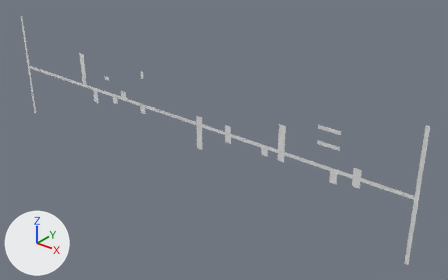
One commit to the OBJ model Assets/Tiled2Unity/Meshes/Tutorial_PilastriSoloFree2.obj: the scene before it, then after it.
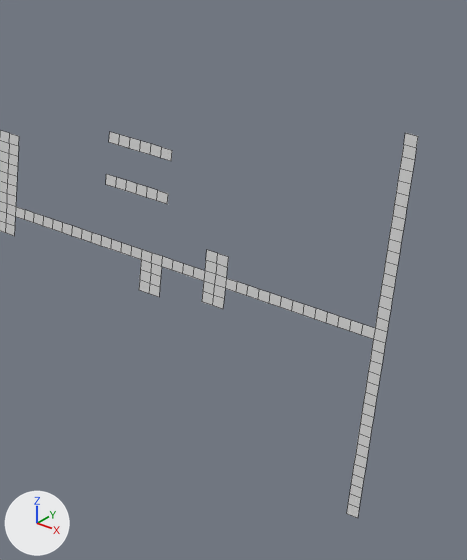
Each version is shown whole from a 50 mm lens placed at (20.2, -60.1, 27.2), pointed at (-30.2, 3.0, -11.8), then close up on the part from 62% to 100% of the width and 28% to 100% of the height. The axes (+X, +Y, +Z) are drawn at lower left. The lights are the same throughout. The close-ups show mesh edges as thin lines. Where no turn or scale is listed for an object, it has been applied to the vertices.

The first close-up shows 'Tutorial_PilastriSoloFree2'.
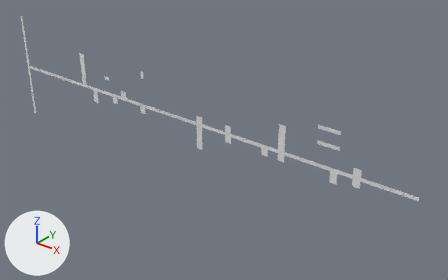
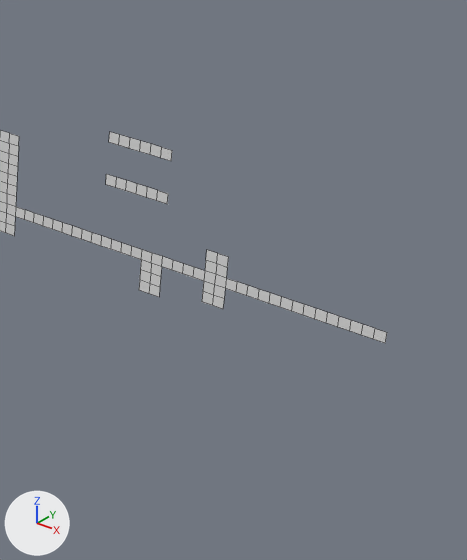
Pixel boxes (x1, y1, x2, y2) of what changed, in the close-ups (467 x 560 px):
'Tutorial_PilastriSoloFree2', reshaped: before (0, 130, 418, 518); after (0, 130, 387, 343)
part 1 of me_tutorial_pilastrisolofree2, deleted: before (346, 133, 418, 518)

Diff of the bpy script that builds the scene:
```diff
--- a/Assets/Tiled2Unity/Meshes/Tutorial_PilastriSoloFree2.obj.py
+++ b/Assets/Tiled2Unity/Meshes/Tutorial_PilastriSoloFree2.obj.py
@@ me_tutorial_pilastrisolofree2 @@
 # used by ob_tutorial_pilastrisolofree2; location = (0.0, 0.0, 0.0)
-me_tutorial_pilastrisolofree2.from_pydata(...)  # 613 vertices, 327 faces; spans x -72.2..0.0, y 0.0, z -17.9..0.0
+me_tutorial_pilastrisolofree2.from_pydata(...)  # 545 vertices, 293 faces; spans x -72.2..0.0, y 0.0, z -17.9..0.0
+# me_tutorial_pilastrisolofree2 part 1
+# 68 vertices are removed from x -0.5..0.0, y 0.0, z -17.9..0.0
+# 34 faces are deleted
```
